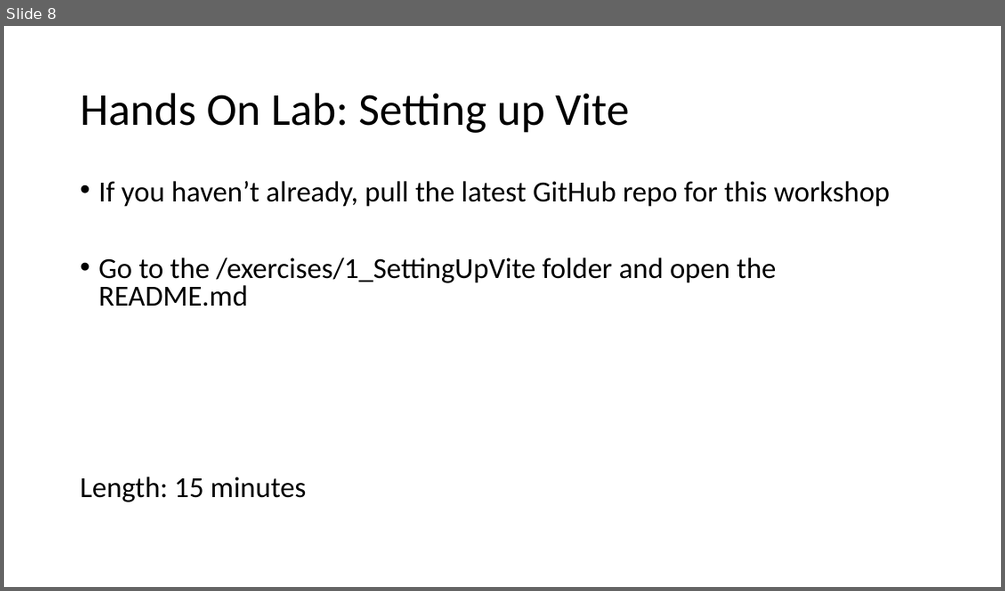
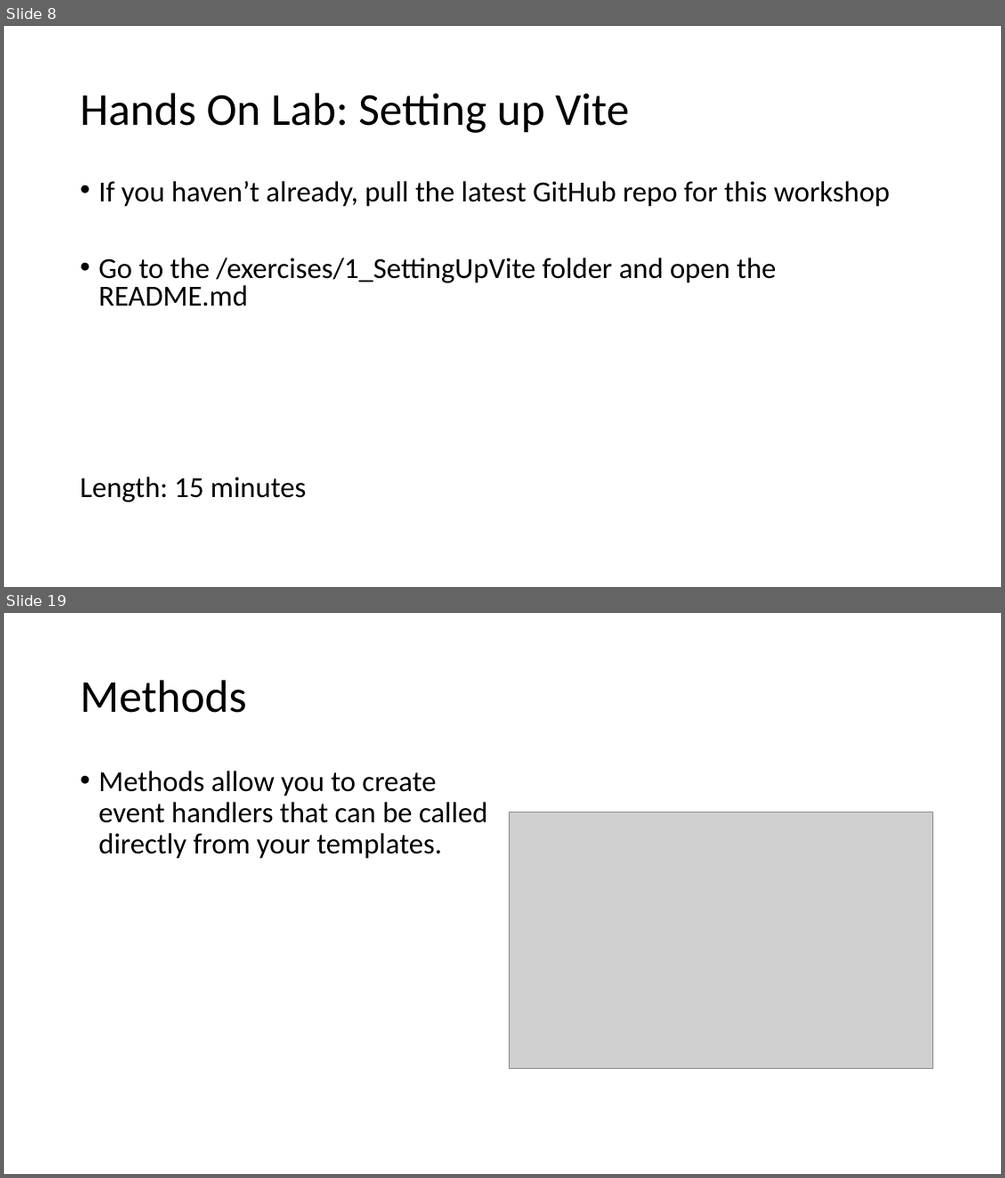
Before and after one commit to 1kevgriff/Workshop-SPA-with-ASPNETCORE-VueJS, a slide deck: Slides/2_VueJS.pptx. Shown one above the other, each under a label of ours: slide 8 before the commit, slides 8 and 19 after it; the slides between them are not shown. The pictures are 1005x591 and 1005x1178 pixels, drawn with LibreOffice and Linux fonts; fonts in the diff are those of the drawing; grey boxes stand for pictures. Boxes give left, top, right and bottom in pixels: in the first picture for what was removed or moved away, otherwise in the second. Text is boxed around its words. In the diff, an @@ line names an element or a change of style, - is before the commit and + after.

```diff
--- a/Slides/2_VueJS.pptx
+++ b/Slides/2_VueJS.pptx
@@ slide 19 added at box(4, 613, 1001, 1174), background #FFFFFF @@
@@ title added at box(80, 680, 246, 713), 44 pt, text #000000 @@
+Methods
@@ text added at box(98, 771, 487, 859), 28 pt, text #000000 @@
+• Methods allow you to create event handlers that can be called directly from your templates.
@@ picture added at box(509, 811, 933, 1070) @@
```
Also in this commit, not shown: 1 slide changed, 12 other slides added, 22 other files.
